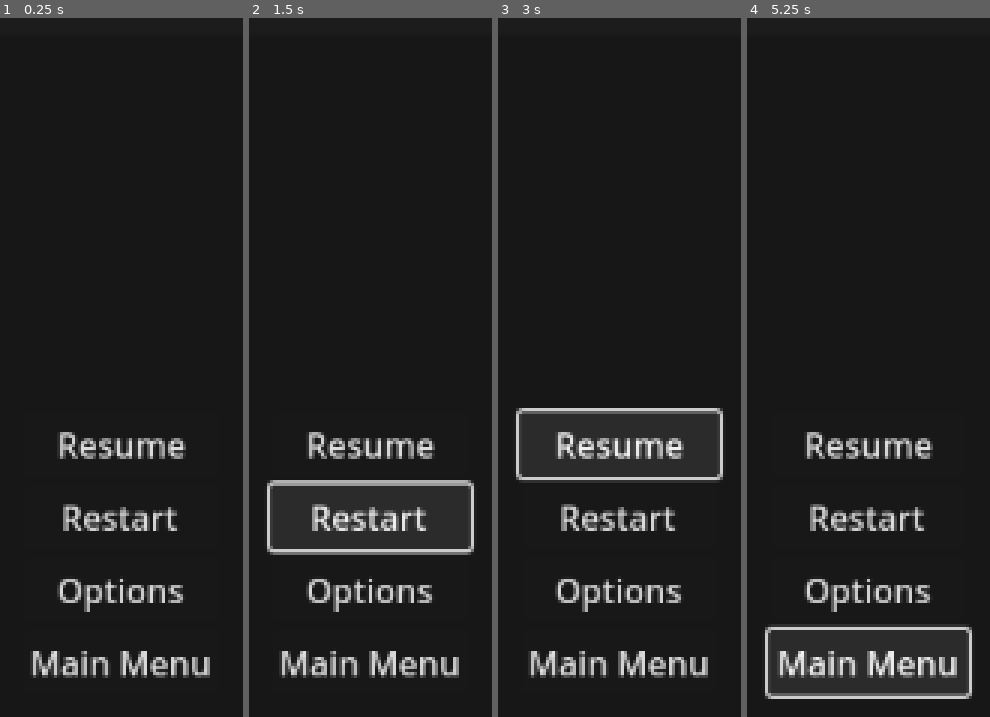
Above: before the commit, frames 1-4 (left to right).
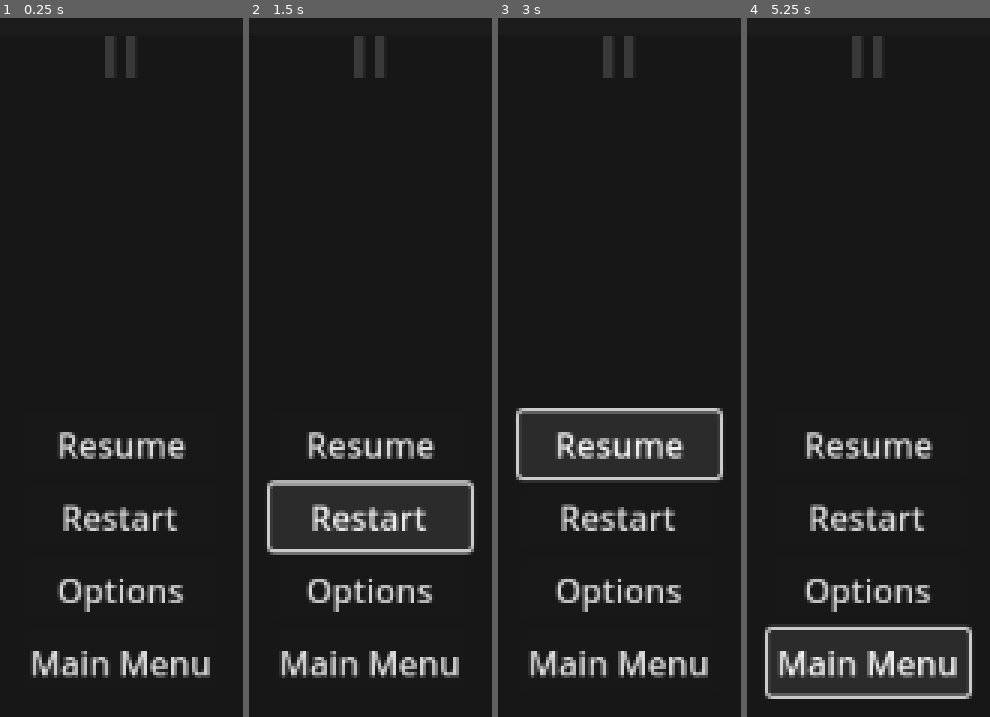
Above: after the commit, the same moments.

Repository: Jae7777/Wind-Tempo
Game: Godot game, scene res://control.tscn
Two runs of this game, one before a commit and one after it. Both use one fixed random seed, a clock stepped at 60 frames per second and the inputs below.
Inputs:
- Up to frame 1 (0.25 s): no input
- Up to frame 2 (1.5 s): click "Restart" at 0.5 s; click "Restart" at 1.25 s
- Up to frame 3 (3 s): click "Restart" at 2 s; click "Resume" at 2.75 s
- Up to frame 4 (5.25 s): click "Resume" at 3.5 s; click "Resume" at 4.25 s; click "Main Menu" at 5 s

The runs differ from the first frame. In frame 1, 0.4% of the frame differs, in the area x 43-56%, y 2-9%; in frame 2, 0.4%; in frame 3, 0.4%; in frame 4, 0.4%.

Commit message:
Create a new pause menu icon

Diff:
--- a/wind-tempo/control.tscn
+++ b/wind-tempo/control.tscn
@@ -1,6 +1,7 @@
-[gd_scene load_steps=3 format=3 uid="uid://bgenq3i0mmhtg"]
+[gd_scene load_steps=4 format=3 uid="uid://bgenq3i0mmhtg"]
 
 [ext_resource type="Script" uid="uid://bl52ef5smxmkf" path="res://Pause_Menu.gd" id="1_0fbet"]
+[ext_resource type="Script" uid="uid://ulgilp6twdk4" path="res://pause_icon.gd" id="1_62e2m"]
 
 [sub_resource type="StyleBoxFlat" id="StyleBoxFlat_0fbet"]
 bg_color = Color(0.1764706, 0.1764706, 0.1764706, 1)
@@ -41,6 +42,15 @@
 [node name="MenuVBox" type="VBoxContainer" parent="MainPanel"]
 layout_mode = 2
 theme_override_constants/separation = 15
+
+[node name="TitleHBox" type="HBoxContainer" parent="MainPanel/MenuVBox"]
+layout_mode = 2
+alignment = 1
+
+[node name="PauseIcon" type="TextureRect" parent="MainPanel/MenuVBox/TitleHBox"]
+custom_minimum_size = Vector2(15, 20)
+layout_mode = 2
+script = ExtResource("1_62e2m")
 
 [node name="BackgroundDim" type="ColorRect" parent="."]
 layout_mode = 1
--- /dev/null
+++ b/wind-tempo/pause_icon.gd
@@ -0,0 +1,18 @@
+@tool
+extends Control
+
+@export var icon_color: Color = Color.WHITE
+
+# This function is called automatically by Godot
+func _draw():
+	# Calculate the size of the bars based on the node's total size
+	# This will create two bars and one gap of equal width.
+	var bar_width = size.x / 3.0
+	var bar_height = size.y
+	var spacing = bar_width
+
+	# Draw the first bar (left)
+	draw_rect(Rect2(0, 0, bar_width, bar_height), icon_color)
+
+	# Draw the second bar (right)
+	draw_rect(Rect2(bar_width + spacing, 0, bar_width, bar_height), icon_color)
Not shown, added: wind-tempo/pause_icon.gd.uid
